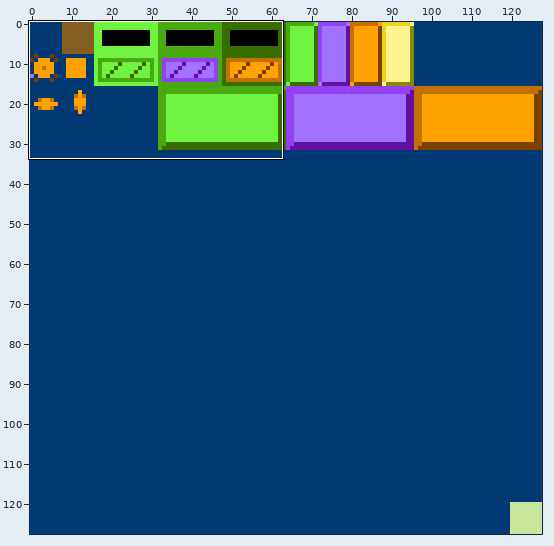
One commit to this pixel-art file: tiles.aseprite. Above: a wide view before the commit, with the close-up outlined.
Close-up. Before the commit:
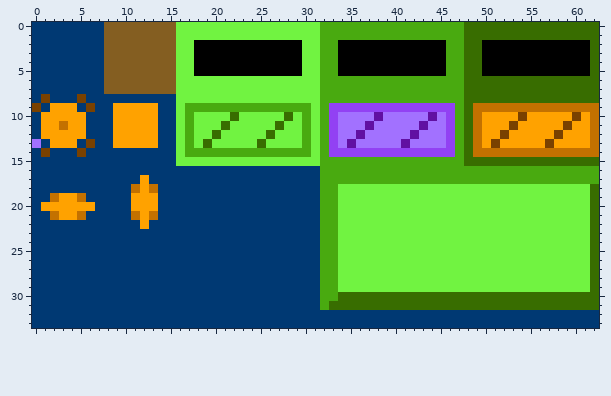
128x128 pixels, 1 frame. Shown: x 0..62, y 0..33.
Once edited:
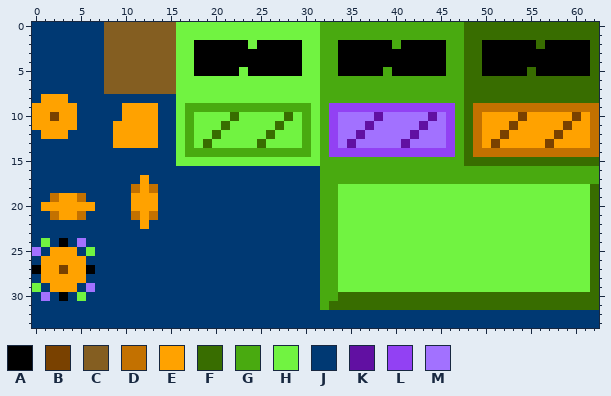
Palette (. is transparent): A #000000  B #794100  C #845e21  D #c37100  E #ffa200  F #386d00  G #49aa10  H #71f341  J #003973  K #6110a2  L #9241f3  M #a271ff
Diff:
--- layer "Background"
@@ x 0..62 @@
  1 JJJJJJJJCCCCCCCCHHHHHHHHHHHHHHHHGGGGGGGGGGGGGGGGFFFFFFFFFFFFFFF
- 2 JJJJJJJJCCCCCCCCHHAAAAAAAAAAAAHHGGAAAAAAAAAAAAGGFFAAAAAAAAAAAAF
+ 2 JJJJJJJJCCCCCCCCHHAAAAAAHAAAAAHHGGAAAAAAGAAAAAGGFFAAAAAAFAAAAAF
  3 JJJJJJJJCCCCCCCCHHAAAAAAAAAAAAHHGGAAAAAAAAAAAAGGFFAAAAAAAAAAAAF
  4 JJJJJJJJCCCCCCCCHHAAAAAAAAAAAAHHGGAAAAAAAAAAAAGGFFAAAAAAAAAAAAF
- 5 JJJJJJJJCCCCCCCCHHAAAAAAAAAAAAHHGGAAAAAAAAAAAAGGFFAAAAAAAAAAAAF
+ 5 JJJJJJJJCCCCCCCCHHAAAAAHAAAAAAHHGGAAAAAGAAAAAAGGFFAAAAAFAAAAAAF
  6 JJJJJJJJCCCCCCCCHHHHHHHHHHHHHHHHGGGGGGGGGGGGGGGGFFFFFFFFFFFFFFF
  7 JJJJJJJJCCCCCCCCHHHHHHHHHHHHHHHHGGGGGGGGGGGGGGGGFFFFFFFFFFFFFFF
- 8 JBJJJBJJJJJJJJJJHHHHHHHHHHHHHHHHGGGGGGGGGGGGGGGGFFFFFFFFFFFFFFF
- 9 BJEEEJBJJEEEEEJJHGGGGGGGGGGGGGGHGLLLLLLLLLLLLLLGFDDDDDDDDDDDDDD
-10 JEEEEEJJJEEEEEJJHGHHHHFHHHHHFHGHGLMMMMKMMMMMKMLGFDEEEEBEEEEEBED
-11 JEEDEEJJJEEEEEJJHGHHHFHHHHHFHHGHGLMMMKMMMMMKMMLGFDEEEBEEEEEBEED
-12 JEEEEEJJJEEEEEJJHGHHFHHHHHFHHHGHGLMMKMMMMMKMMMLGFDEEBEEEEEBEEED
-13 MJEEEJBJJEEEEEJJHGHFHHHHHFHHHHGHGLMKMMMMMKMMMMLGFDEBEEEEEBEEEED
-14 JBJJJBJJJJJJJJJJHGGGGGGGGGGGGGGHGLLLLLLLLLLLLLLGFDDDDDDDDDDDDDD
+ 8 JEEEJJJJJJJJJJJJHHHHHHHHHHHHHHHHGGGGGGGGGGGGGGGGFFFFFFFFFFFFFFF
+ 9 EEEEEJJJJJEEEEJJHGGGGGGGGGGGGGGHGLLLLLLLLLLLLLLGFDDDDDDDDDDDDDD
+10 EEBEEJJJJJEEEEJJHGHHHHFHHHHHFHGHGLMMMMKMMMMMKMLGFDEEEEBEEEEEBED
+11 EEEEEJJJJEEEEEJJHGHHHFHHHHHFHHGHGLMMMKMMMMMKMMLGFDEEEBEEEEEBEED
+12 JEEEJJJJJEEEEEJJHGHHFHHHHHFHHHGHGLMMKMMMMMKMMMLGFDEEBEEEEEBEEED
+13 JJJJJJJJJEEEEEJJHGHFHHHHHFHHHHGHGLMKMMMMMKMMMMLGFDEBEEEEEBEEEED
+14 JJJJJJJJJJJJJJJJHGGGGGGGGGGGGGGHGLLLLLLLLLLLLLLGFDDDDDDDDDDDDDD
 15 JJJJJJJJJJJJJJJJHHHHHHHHHHHHHHHHGGGGGGGGGGGGGGGGFFFFFFFFFFFFFFF
@@ x 0..8 @@
 23 JJJJJJJJJ
-24 JJJJJJJJJ
-25 JJJJJJJJJ
-26 JJJJJJJJJ
-27 JJJJJJJJJ
-28 JJJJJJJJJ
-29 JJJJJJJJJ
-30 JJJJJJJJJ
+24 JHJAJMJJJ
+25 MJEEEJHJJ
+26 JEEEEEJJJ
+27 AEEBEEAJJ
+28 JEEEEEJJJ
+29 HJEEEJMJJ
+30 JMJAJHJJJ
 31 JJJJJJJJJ
